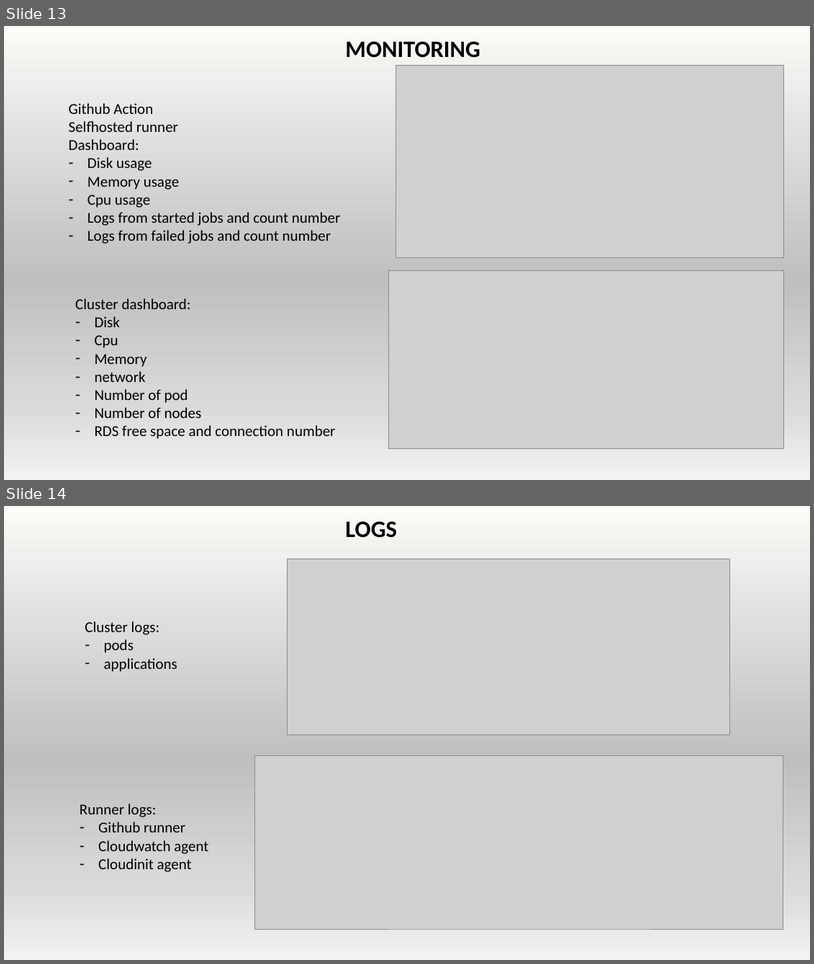
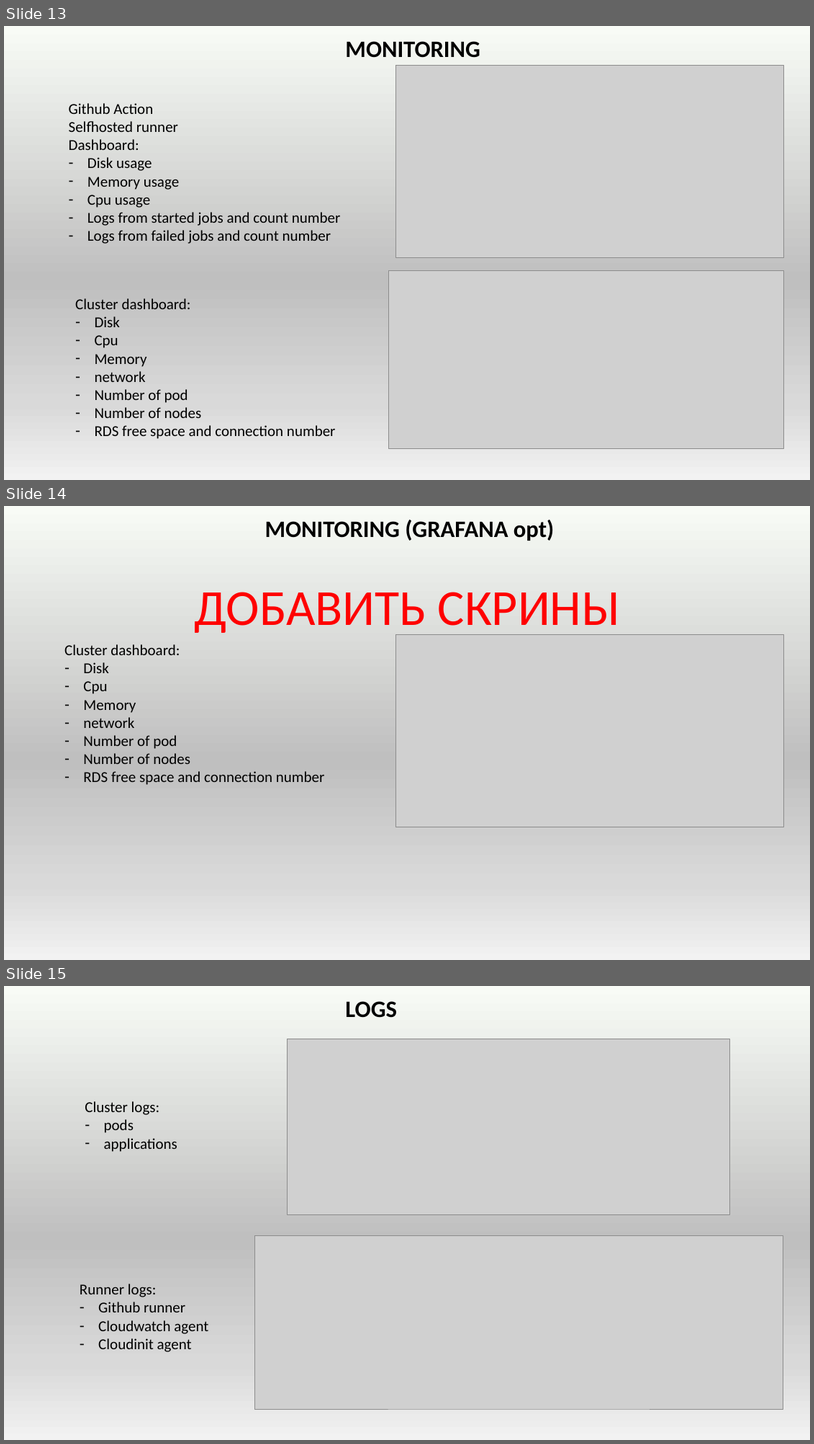
Before and after one commit to runalsh/epam-devops-aws, a slide deck: pres.pptx. Shown one above the other, each under a label of ours: slides 13 and 14 before the commit, slides 13, 14 and 15 after it. The pictures are 814x964 and 814x1444 pixels, drawn with LibreOffice and Linux fonts; fonts in the diff are those of the drawing; grey boxes stand for pictures. Boxes give left, top, right and bottom in pixels: in the first picture for what was removed or moved away, otherwise in the second. Text is boxed around its words. In the diff, an @@ line names an element or a change of style, - is before the commit and + after.

```diff
--- a/pres.pptx
+++ b/pres.pptx
@@ slide 14 added at bbox=[4, 506, 810, 960], background gradient #F8FBF6 to #BFBFBF to #D9D9D9 to #F2F2F2 @@
@@ text added at bbox=[265, 520, 554, 541], 28 pt, text #000000, bold @@
+MONITORING (GRAFANA opt)
@@ text added at bbox=[195, 592, 620, 637], 60 pt, text #FF0000 @@
+ДОБАВИТЬ СКРИНЫ
@@ picture added at bbox=[396, 634, 784, 826] @@
@@ text added at bbox=[64, 644, 325, 785], 18 pt, text #000000 @@
+Cluster dashboard:
+– Disk
+– Cpu
+– Memory
+– network
+– Number of pod
+– Number of nodes
+– RDS free space and connection number
@@ what was slide 14 is now slide 15 @@
```
Also in this commit, not shown: 3 slides changed, 1 other slide added, 3 other files.
